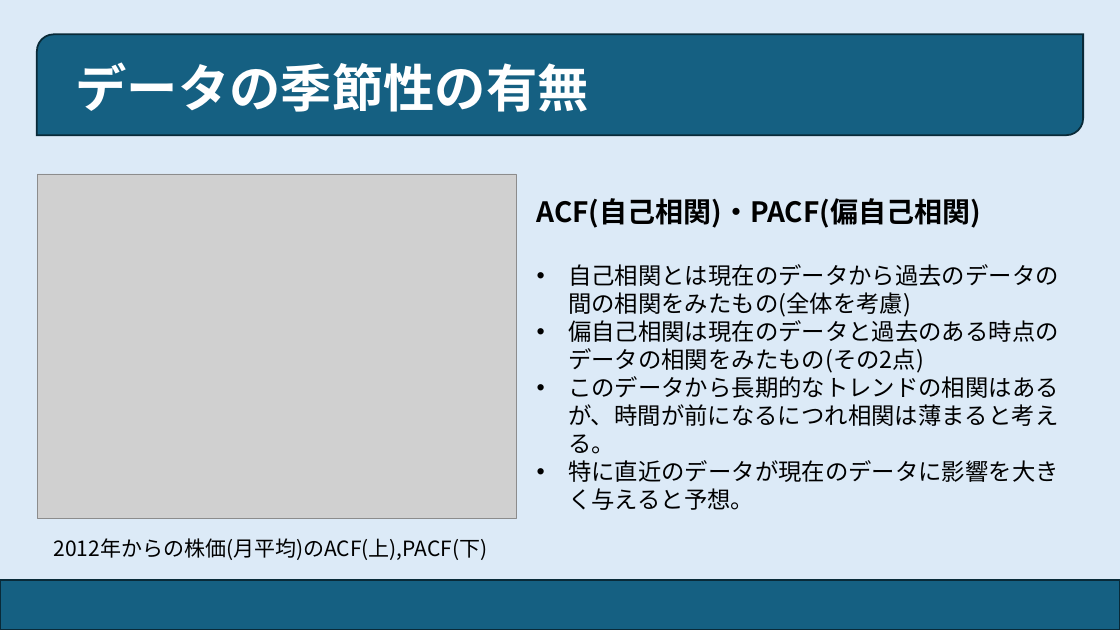
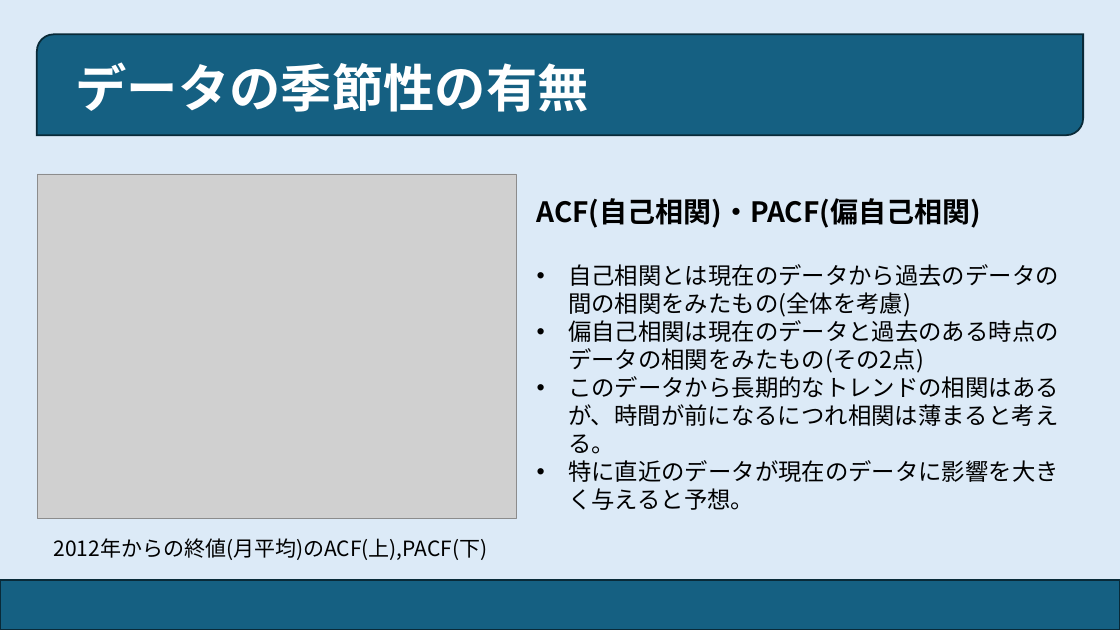
Before and after one commit to Okkyyt/time-series-prediction, a slide deck: slide 4 of submissions/slides/株価予測(プレゼン資料).pptx. Drawn at 1120x630 pixels with LibreOffice and Linux fonts; fonts in the diff are those of the drawing; grey boxes stand for pictures. Boxes give left, top, right and bottom in pixels: in the first picture for what was removed or moved away, otherwise in the second. Text is boxed around its words. In the diff, an @@ line names an element or a change of style, - is before the commit and + after.

```diff
--- a/submissions/slides/株価予測(プレゼン資料).pptx
+++ b/submissions/slides/株価予測(プレゼン資料).pptx
@@ text at (x1=53, y1=538, x2=487, y2=560): text changed @@
-2012年からの株価(月平均)のACF(上),PACF(下)
+2012年からの終値(月平均)のACF(上),PACF(下)
```
Also in this commit, not shown: 2 other slides changed, 2 other files.
